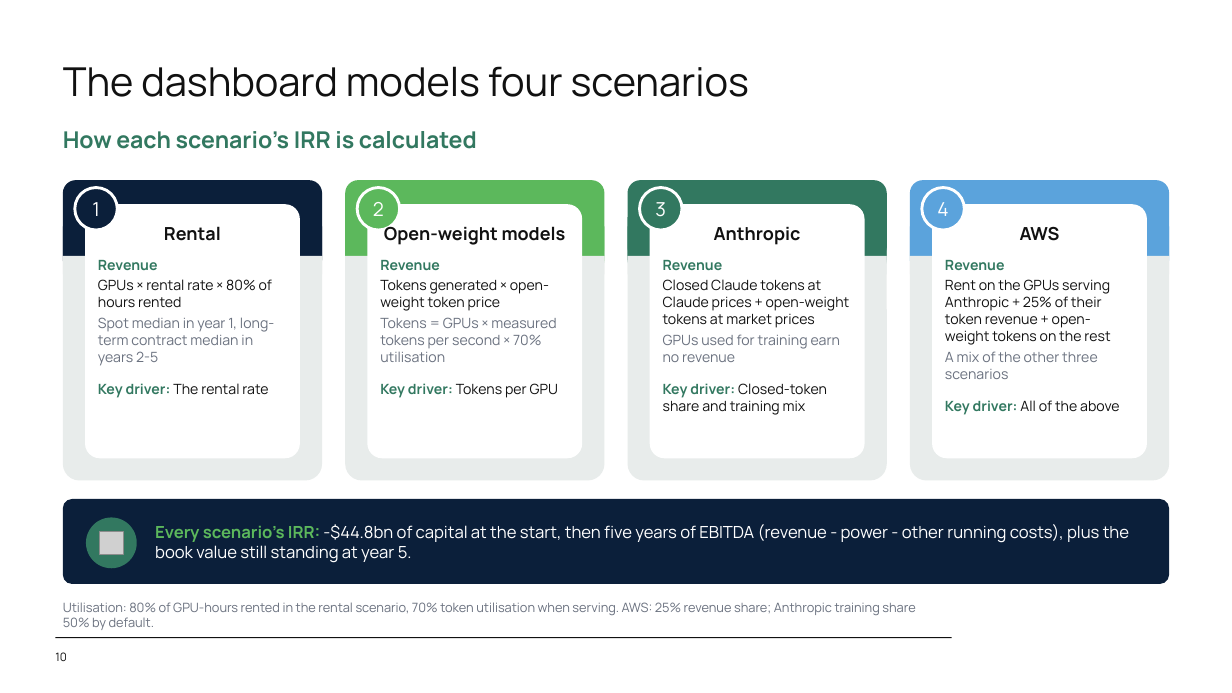
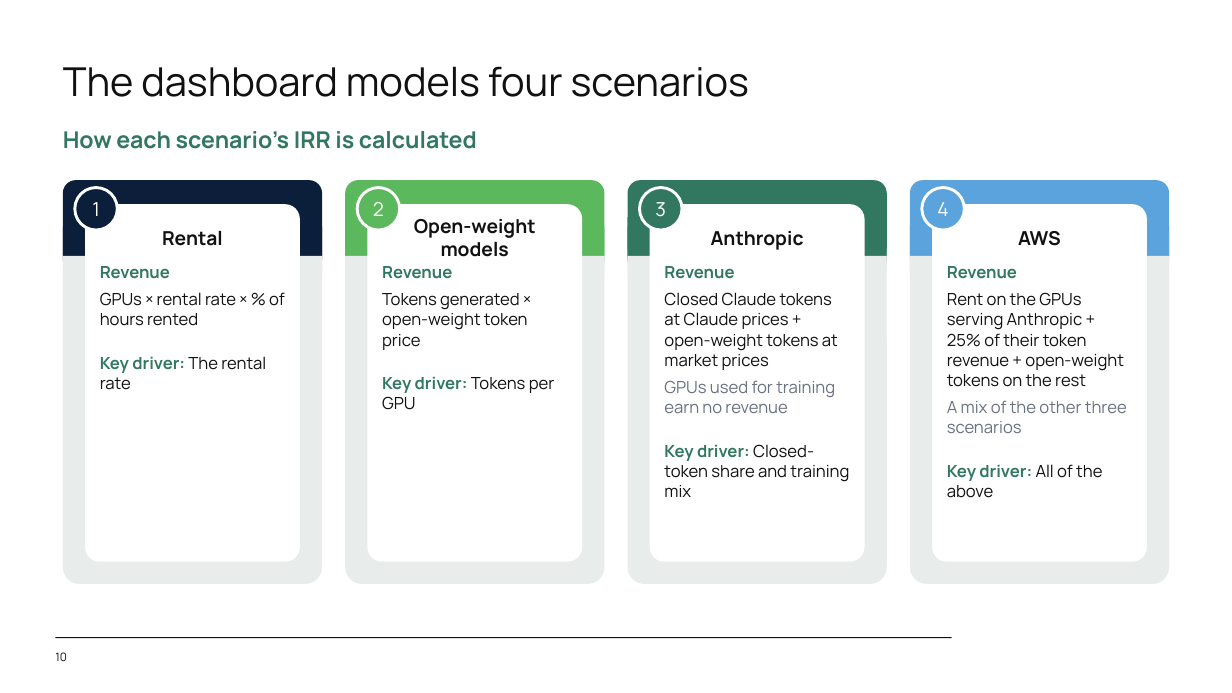
Before and after one commit to SystemCapital/AI-Dashboard, a slide deck: slide 10 of presentation/AI_Unit_Economics.pptx. Drawn at 1232x693 pixels with LibreOffice and Linux fonts; fonts in the diff are those of the drawing; grey boxes stand for pictures; background and template pictures are left out. Boxes give left, top, right and bottom in pixels: in the first picture for what was removed or moved away, otherwise in the second. Text is boxed around its words. In the diff, an @@ line names an element or a change of style, - is before the commit and + after.

```diff
--- a/presentation/AI_Unit_Economics.pptx
+++ b/presentation/AI_Unit_Economics.pptx
@@ rounded rectangle: place and size @@
-rounded rectangle at [85,204,300,458]
+rounded rectangle at [85,204,300,562]
@@ rounded rectangle: place and size @@
-rounded rectangle at [368,204,583,458]
+rounded rectangle at [368,204,583,562]
@@ rounded rectangle: place and size @@
-rounded rectangle at [650,204,865,458]
+rounded rectangle at [650,204,865,562]
@@ rounded rectangle: place and size @@
-rounded rectangle at [933,204,1148,458]
+rounded rectangle at [933,204,1148,562]
@@ rounded rectangle: place and size @@
-rounded rectangle at [63,236,323,481]
+rounded rectangle at [63,236,323,584]
@@ rounded rectangle: place and size @@
-rounded rectangle at [346,236,605,481]
+rounded rectangle at [346,236,605,584]
@@ proportions changed in 4 elements at [63,236,323,584], [346,236,605,584], [910,236,1170,584], [628,236,887,584] @@
@@ rounded rectangle: place and size @@
-rounded rectangle at [628,236,887,481]
+rounded rectangle at [628,236,887,584]
@@ rounded rectangle: place and size @@
-rounded rectangle at [910,236,1170,481]
+rounded rectangle at [910,236,1170,584]
@@ size 14 to 15 pt in 4 elements at [162,231,223,246], [414,219,536,257], [711,231,804,250], [1018,231,1061,246] @@
@@ text at [100,266,266,390]: size 11 to 13 pt in "Revenue", "Key driver: The rental rate"; more space between paragraphs @@
@@ size 11 to 13 pt; more space between paragraphs in 3 elements at [664,266,849,497], [947,266,1127,498], [382,266,555,410] @@
@@ text at [100,292,285,326]: text changed; size 11 to 13 pt; text colour #6B7280 to #111111 @@
-GPUs × rental rate × 80% of hours rented
-Spot median in year 1, long-term contract median in years 2-5
+GPUs × rental rate × % of hours rented
@@ text at [380,317,556,362]: paragraph removed @@
-Tokens = GPUs × measured tokens per second × 70% utilisation
@@ rounded rectangle removed at [63,499,1169,584] @@
@@ ellipse removed at [86,518,137,568] @@
@@ picture removed at [100,531,123,555] @@
@@ text removed at [155,524,1129,563] @@
-Every scenario's IRR: -$44.8bn of capital at the start, then five years of EBITDA (revenue - power - other running costs), plus the book value still standing at year 5.
@@ text removed at [63,602,915,630] @@
-Utilisation: 80% of GPU-hours rented in the rental scenario, 70% token utilisation when serving. AWS: 25% revenue share; Anthropic training share 50% by default.
```
Also in this commit, not shown: 5 other slides changed, 1 other file.
